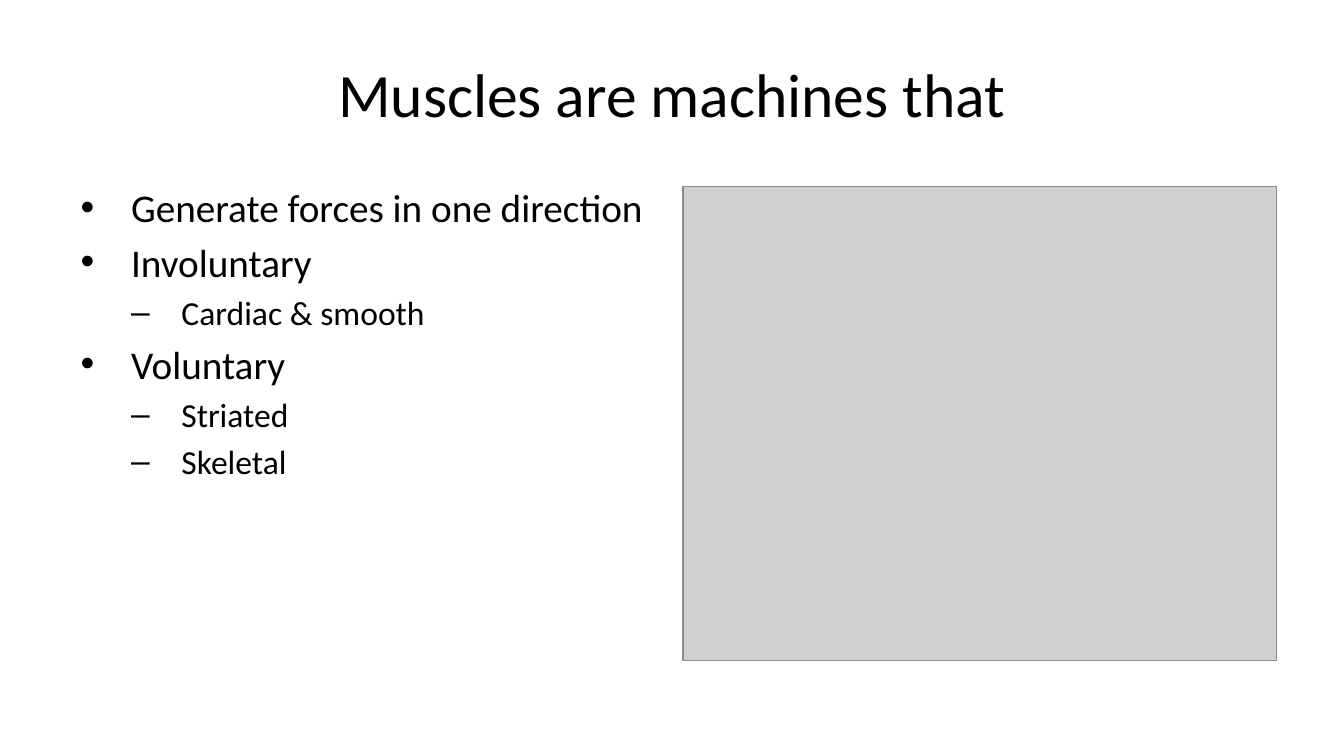
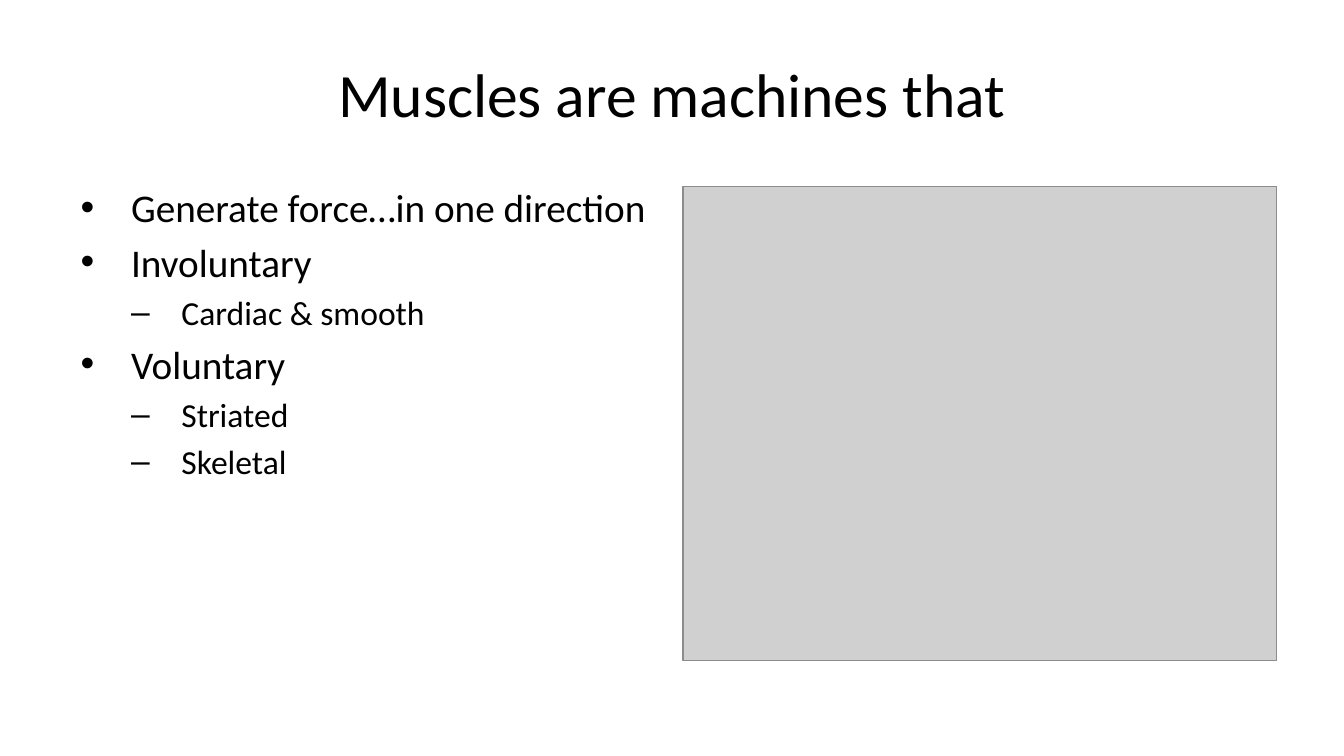
Before and after one commit to psu-psychology/psy-511-scan-fdns-2026-spring, a slide deck: slide 34 of docs/slides/wk-03-2026-01-29-action.pptx (slide 37 before the commit). Drawn at 1344x756 pixels with LibreOffice and Linux fonts; fonts in the diff are those of the drawing; grey boxes stand for pictures. Boxes give left, top, right and bottom in pixels: in the first picture for what was removed or moved away, otherwise in the second. Text is boxed around its words. In the diff, an @@ line names an element or a change of style, - is before the commit and + after.

```diff
--- a/docs/slides/wk-03-2026-01-29-action.pptx
+++ b/docs/slides/wk-03-2026-01-29-action.pptx
@@ text at (131, 194, 646, 223): text changed @@
-• Generate forces in one direction
+• Generate force…in one direction
```
Also in this commit, not shown: 12 other slides changed, 4 slides added, 6 slides removed, 33 other files.
